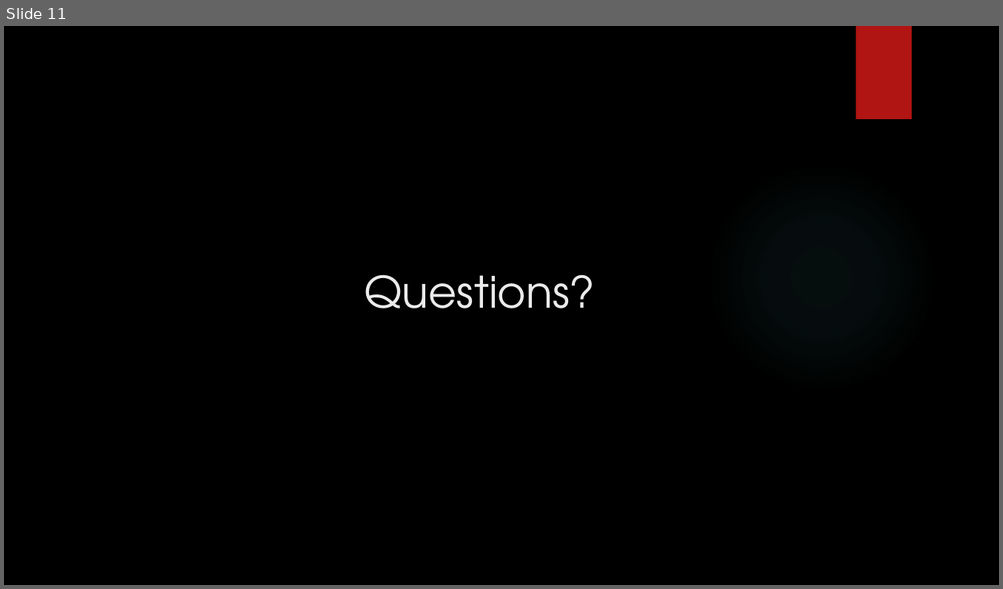
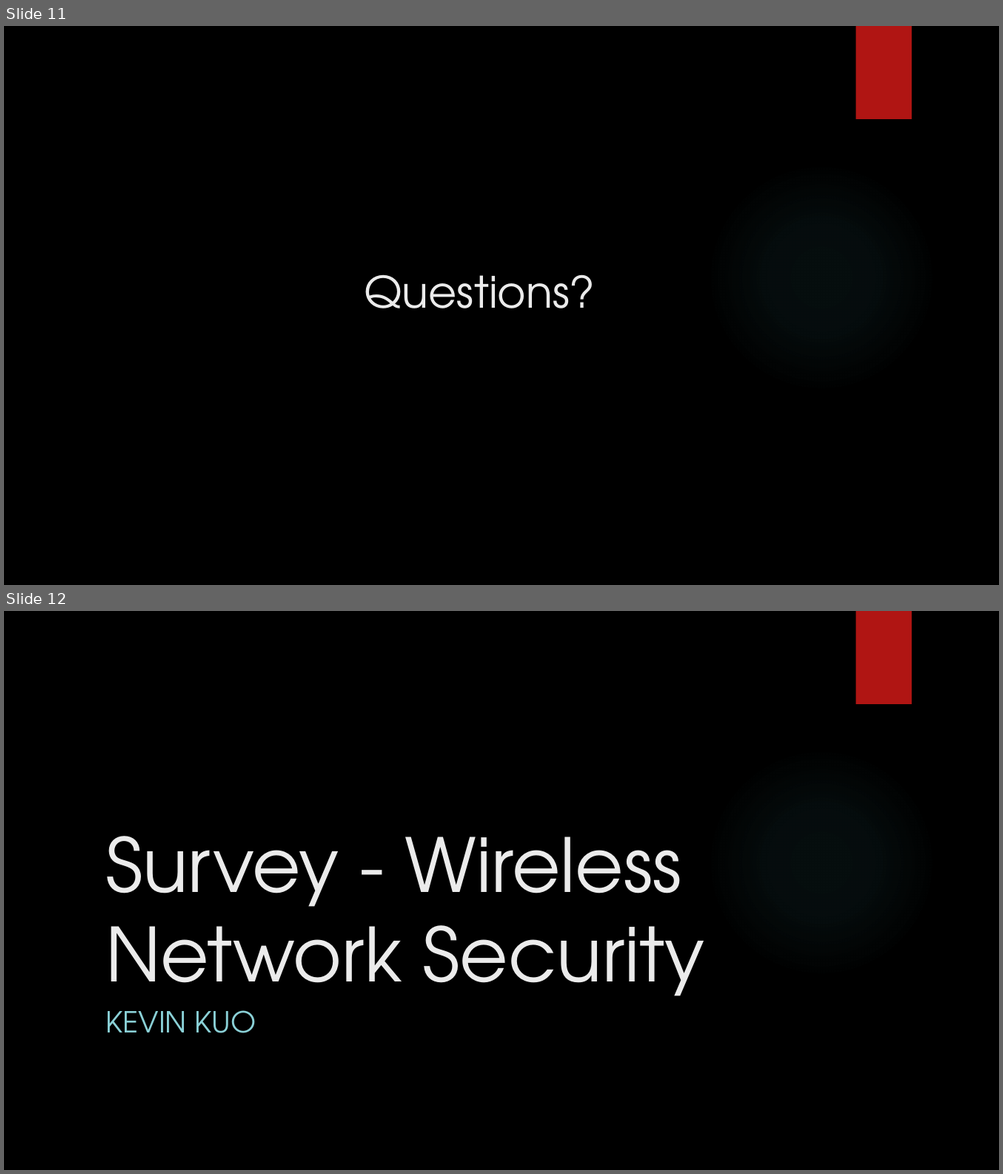
Before and after one commit to Polo08816/COSC734, a slide deck: Project/KevinKuo - Project Presentation.pptx. Shown one above the other, each under a label of ours: slide 11 before the commit, slides 11 and 12 after it. The pictures are 1003x589 and 1003x1174 pixels, drawn with LibreOffice and Linux fonts; fonts in the diff are those of the drawing; background and template pictures are left out. Boxes give left, top, right and bottom in pixels: in the first picture for what was removed or moved away, otherwise in the second. Text is boxed around its words. In the diff, an @@ line names an element or a change of style, - is before the commit and + after.

```diff
--- a/Project/KevinKuo - Project Presentation.pptx
+++ b/Project/KevinKuo - Project Presentation.pptx
@@ slide 12 added at (4, 611, 999, 1170), background picture (left out); not listed: 2 template elements that a slide beside it also shows @@
@@ title added at (105, 836, 705, 1016), 72 pt, text #EBEBEB @@
+Survey - Wireless Network Security
@@ subtitle added at (105, 1011, 256, 1034), 28 pt, text #8AD0D6 @@
+KEVIN KUO
```
Also in this commit, not shown: 1 slide changed, 2 other slides added, 1 slide removed, 1 other file.
